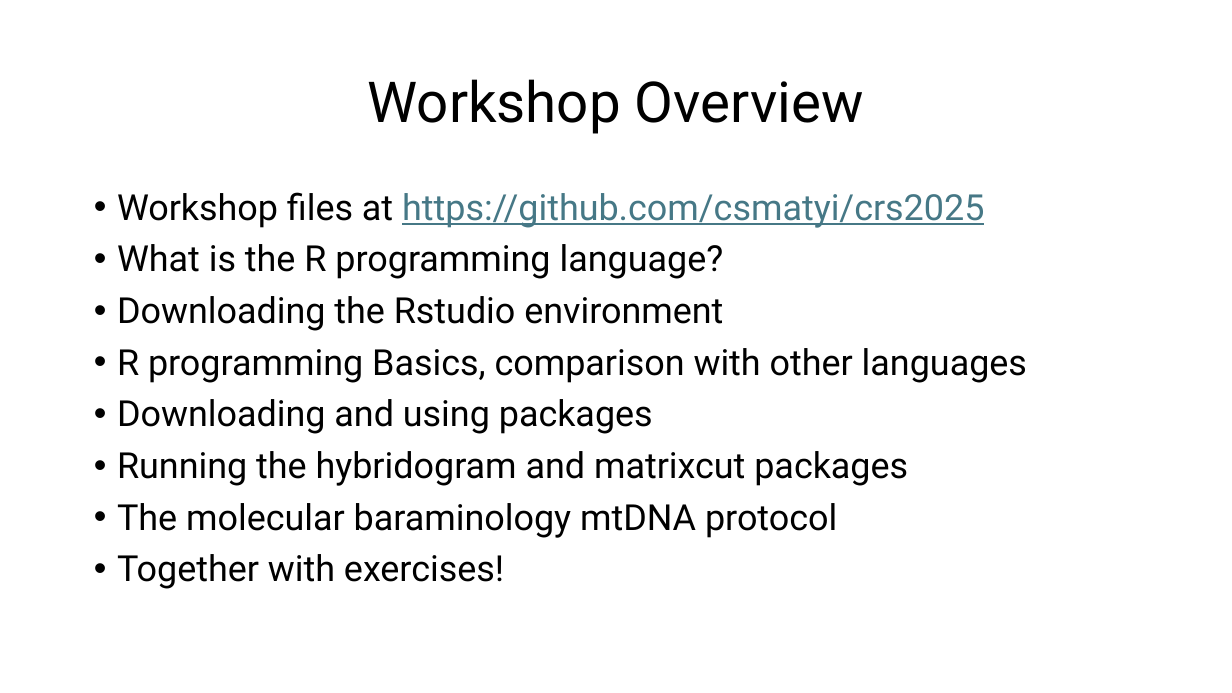
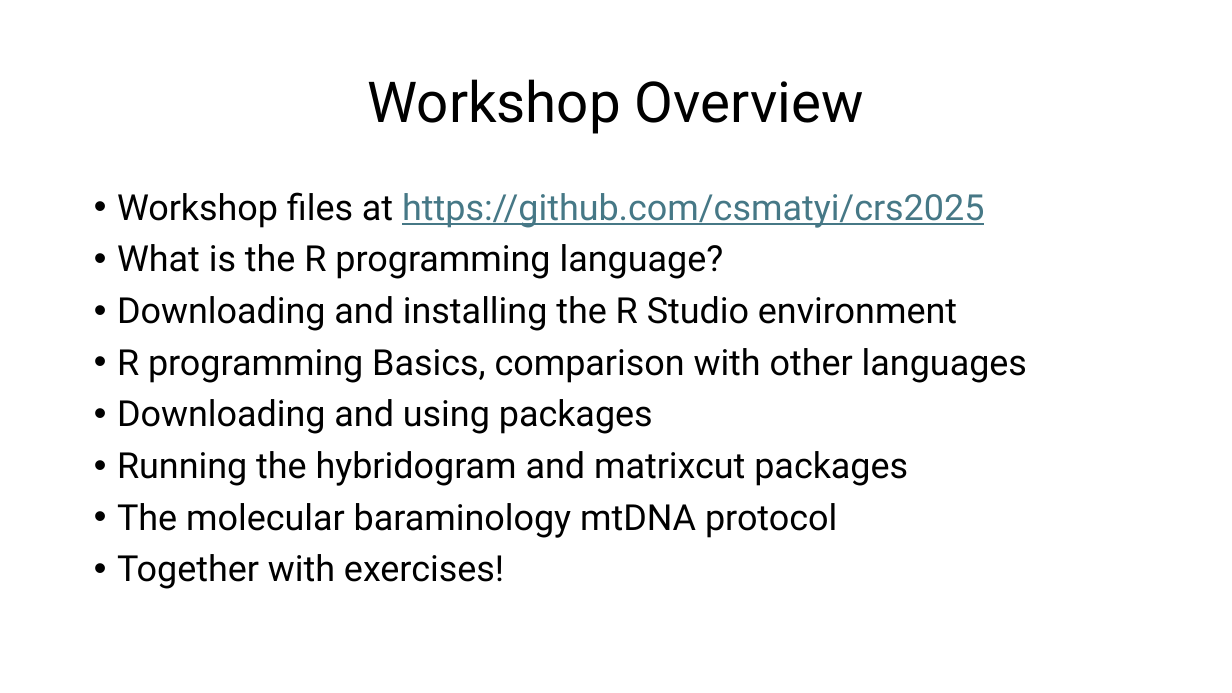
Before and after one commit to csmatyi/crs2025, a slide deck: slide 3 of CRS2025_R_workshop.pptx (slide 2 before the commit). Drawn at 1232x693 pixels with LibreOffice and Linux fonts; fonts in the diff are those of the drawing. Boxes give left, top, right and bottom in pixels: in the first picture for what was removed or moved away, otherwise in the second. Text is boxed around its words. In the diff, an @@ line names an element or a change of style, - is before the commit and + after.

```diff
--- a/CRS2025_R_workshop.pptx
+++ b/CRS2025_R_workshop.pptx
@@ text at [117, 296, 957, 331]: text changed @@
-• Downloading the Rstudio environment
+• Downloading and installing the R Studio environment
```
Also in this commit, not shown: 11 other slides changed, 3 slides added, 1 slide removed, 3 other files.
